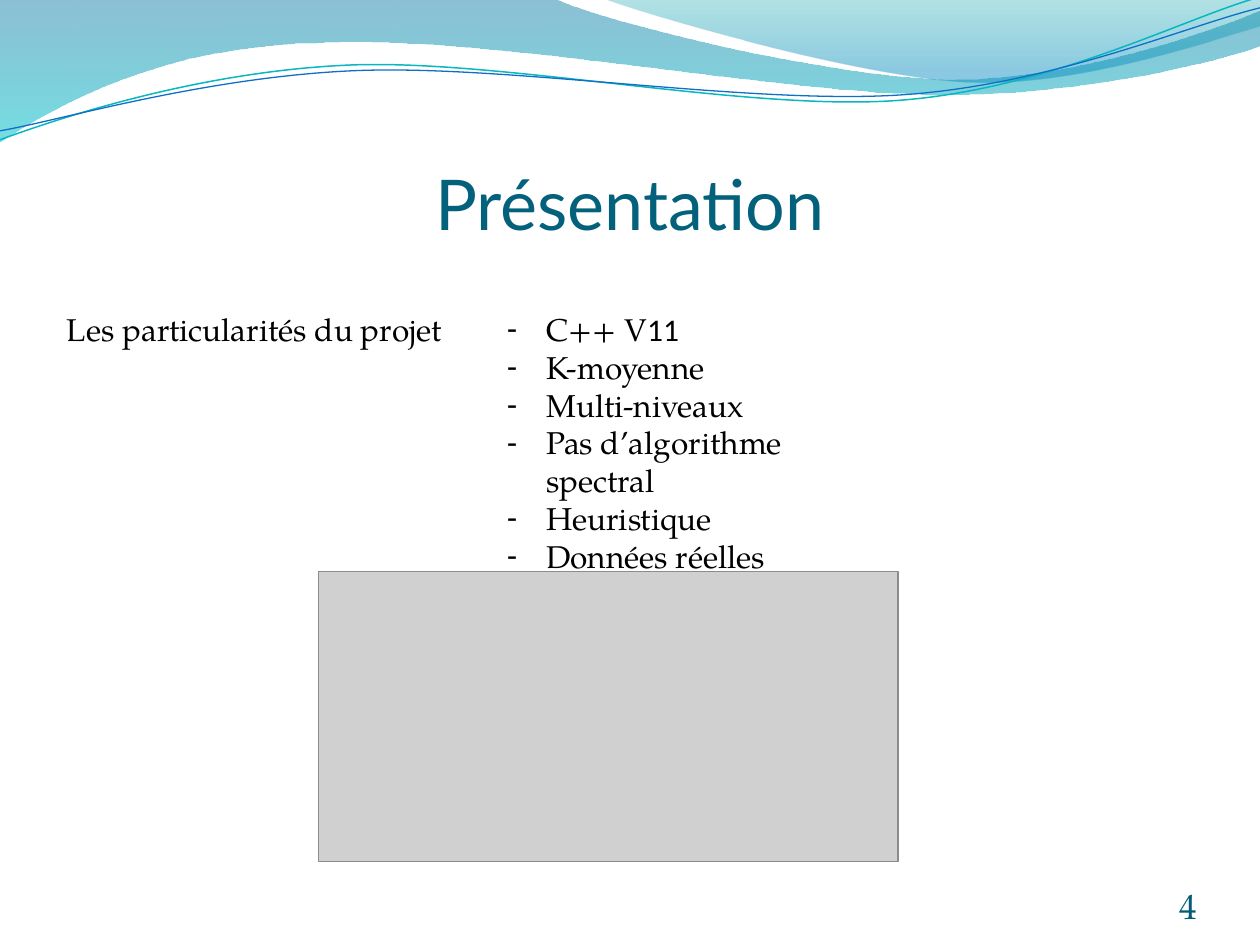
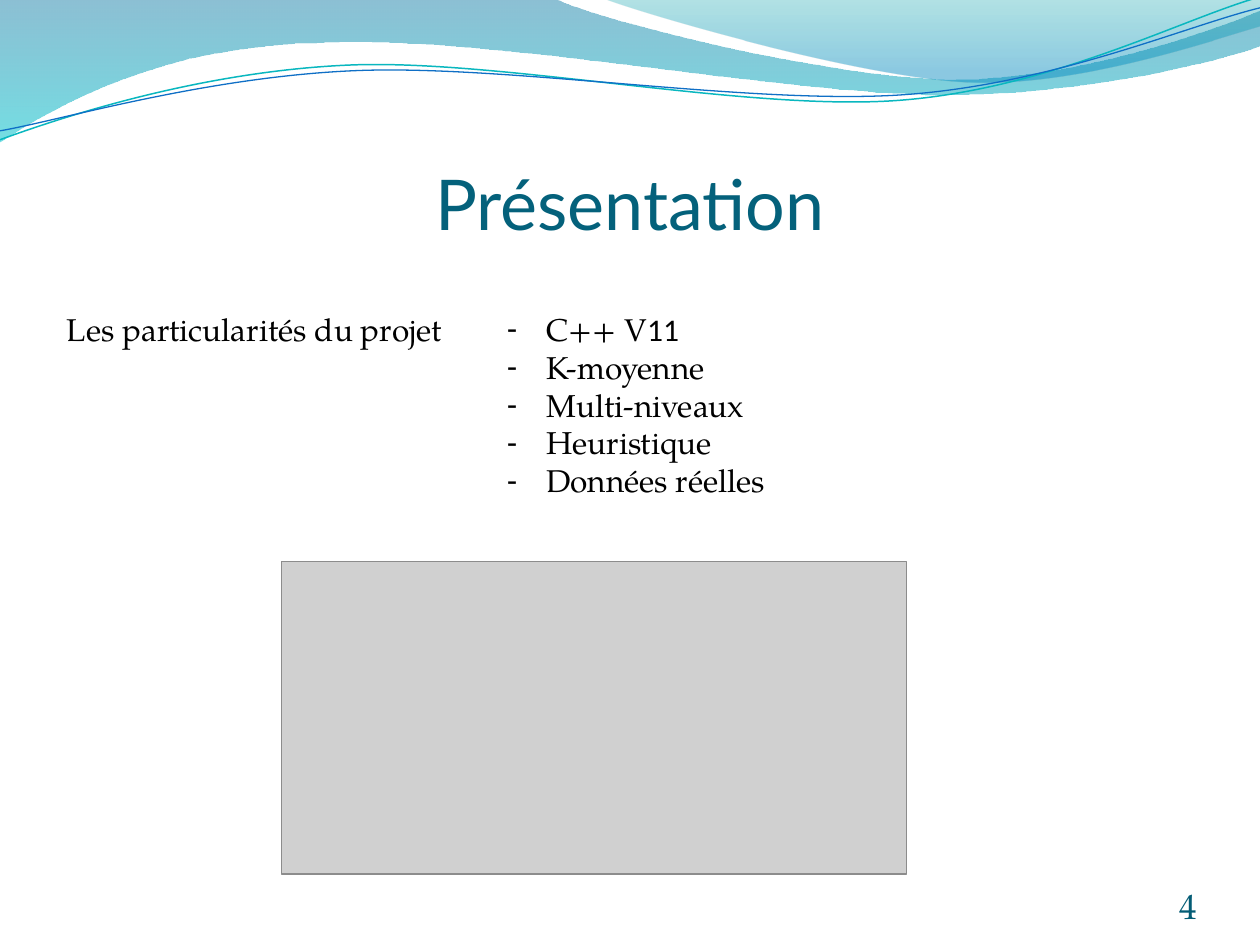
Before and after one commit to rogelja/Projet, a slide deck: slide 4 of PowerPoint/Présentation soutenance.pptx. Drawn at 1260x945 pixels with LibreOffice and Linux fonts; fonts in the diff are those of the drawing; grey boxes stand for pictures. Boxes give left, top, right and bottom in pixels: in the first picture for what was removed or moved away, otherwise in the second. Text is boxed around its words. In the diff, an @@ line names an element or a change of style, - is before the commit and + after.

```diff
--- a/PowerPoint/Présentation soutenance.pptx
+++ b/PowerPoint/Présentation soutenance.pptx
@@ text at bbox=[546, 431, 782, 501]: paragraph removed @@
-– Pas d’algorithme spectral
@@ picture: place and size @@
-picture at bbox=[319, 572, 898, 862]
+picture at bbox=[281, 562, 906, 874]
```
Also in this commit, not shown: 7 other slides changed, 4 slides added, 2 slides removed, 4 other files.
